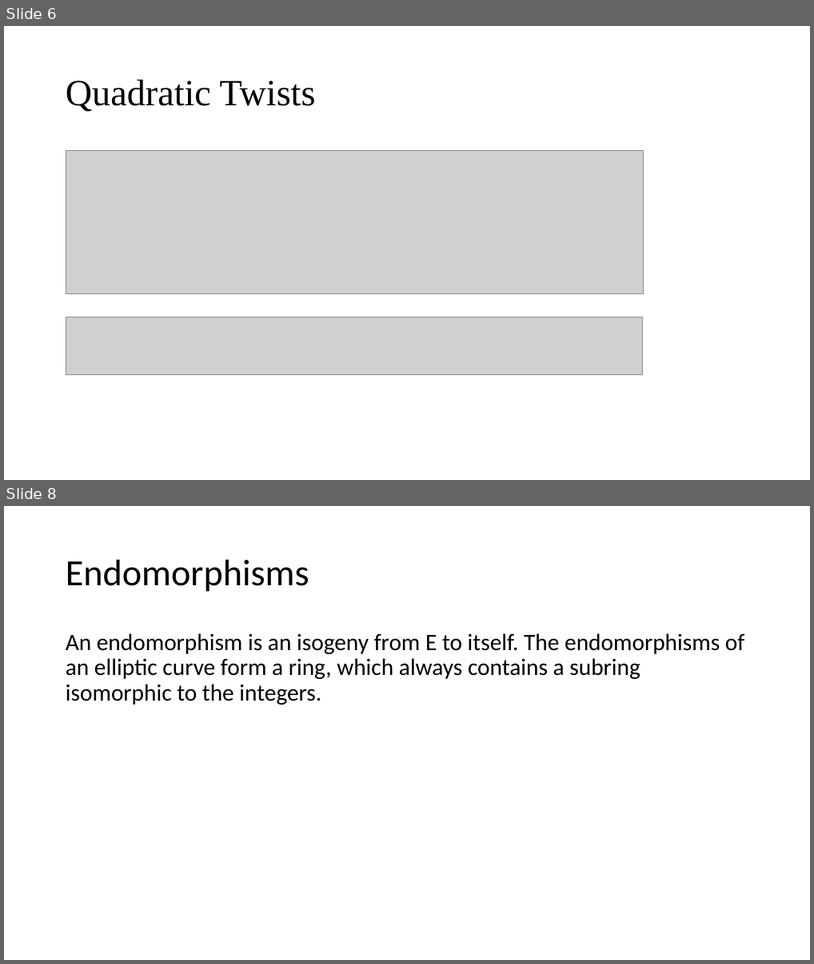
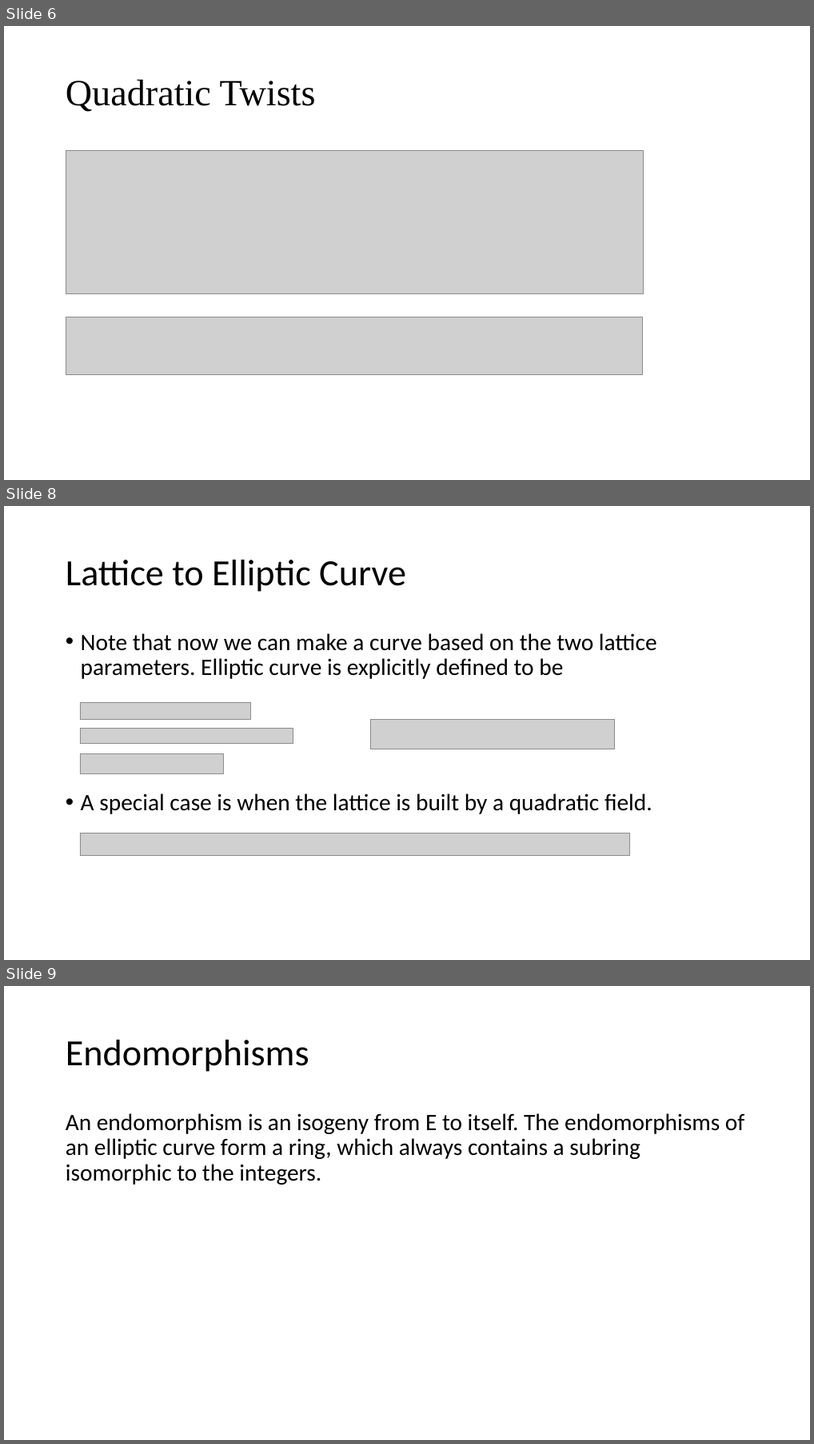
Before and after one commit to Srizzle/CS276-Project-Writeup, a slide deck: Presentation.ppt.pptx. Shown one above the other, each under a label of ours: slides 6 and 8 before the commit, slides 6, 8 and 9 after it; the slides between them are not shown. The pictures are 814x964 and 814x1444 pixels, drawn with LibreOffice and Linux fonts; fonts in the diff are those of the drawing; grey boxes stand for pictures. Boxes give left, top, right and bottom in pixels: in the first picture for what was removed or moved away, otherwise in the second. Text is boxed around its words. In the diff, an @@ line names an element or a change of style, - is before the commit and + after.

```diff
--- a/Presentation.ppt.pptx
+++ b/Presentation.ppt.pptx
@@ slide 8 added at [4, 506, 810, 960], background #FFFFFF @@
@@ title added at [66, 560, 406, 592], 44 pt, text #000000 @@
+Lattice to Elliptic Curve
@@ text added at [81, 633, 658, 814], 28 pt, text #000000 @@
+• Note that now we can make a curve based on the two lattice parameters. Elliptic curve is explicitly defined to be
+• A special case is when the lattice is built by a quadratic field.
@@ picture added at [80, 702, 251, 720] @@
@@ picture added at [370, 720, 615, 748] @@
@@ picture added at [80, 728, 293, 744] @@
@@ picture added at [80, 753, 224, 773] @@
@@ picture added at [80, 832, 630, 856] @@
@@ what was slide 8 is now slide 9 @@
```
Also in this commit, not shown: 1 slide changed, 4 other files.
